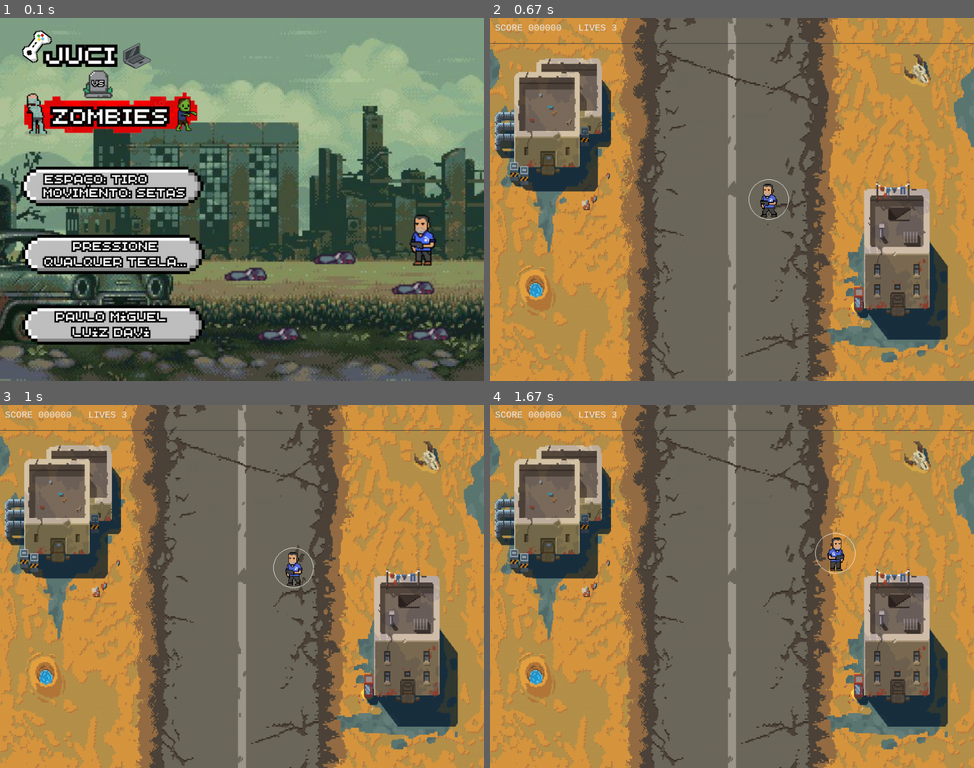
Above: before the commit, frames 1-4 (two rows, left to right).
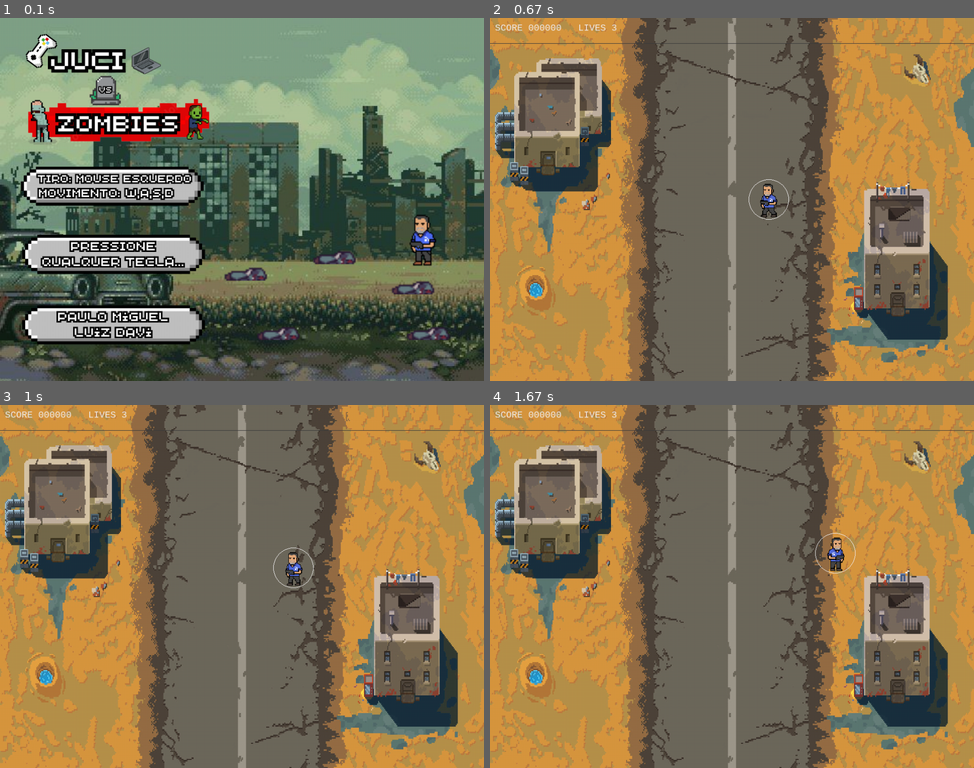
Above: after the commit, the same moments.

Repository: paulomiguel10/lpc2025-
Game: pygame game, started from Atividade010/src/main.py
Same seed, same stepped clock (60 frames per second), same inputs: the game is played once before the commit and once after it.
Inputs (mouse positions are in pixels of both pictures, inside the frame that each line leads up to):
- Up to frame 1 (0.1 s): no input
- Up to frame 2 (0.67 s): hold D from 0.33 s (still down)
- Up to frame 3 (1 s): release D at 0.8 s; hold W from 0.83 s (still down); move the mouse to (222, 601) at 0.87 s
- Up to frame 4 (1.67 s): release W at 1.13 s; hold D 1.17-1.63 s; move the mouse to (886, 575) at 1.2 s

The runs differ from the first frame. In frame 1, 9.4% of the frame differs, in the area x 4-44%, y 3-91%; in frame 2, nothing differs; in frame 3, nothing differs; in frame 4, nothing differs.

Commit message:
menu atualizado

Diff:
--- a/Atividade010/src/sounds.py
+++ b/Atividade010/src/sounds.py
@@ -17,7 +17,6 @@
 zombie_sound = pygame.mixer.Sound("atividade010/sounds/zombie_sound.mp3")
 zombie_death = pygame.mixer.Sound("atividade010/sounds/zombie_death.mp3")
 
-background_menu = pygame.mixer_music.load(
-    "atividade010/sounds/background_menu.mp3")
+background_menu = pygame.mixer_music.load("atividade010/sounds/background_menu.mp3")
 background_menu = pygame.mixer.music.set_volume(0.8)
 background_menu = pygame.mixer.music.play(-1)
Binary file changed: Atividade010/sprites/menu_game.png
